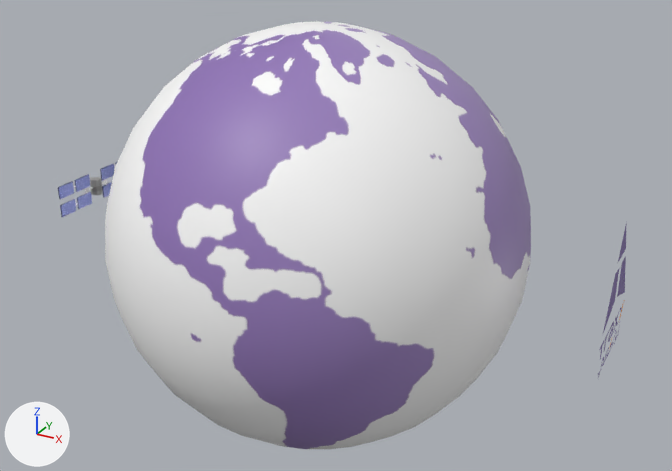
What one commit did to the glTF model public/earth.gltf.
Rendered twice from a 50 mm lens placed at (5.67, -9.85, 4.98), pointed at (0.17, 0.16, -0.02). The axes (+X, +Y, +Z) are drawn at lower left. The lights are the same throughout. Where no turn or scale is listed for an object, it has been applied to the vertices.
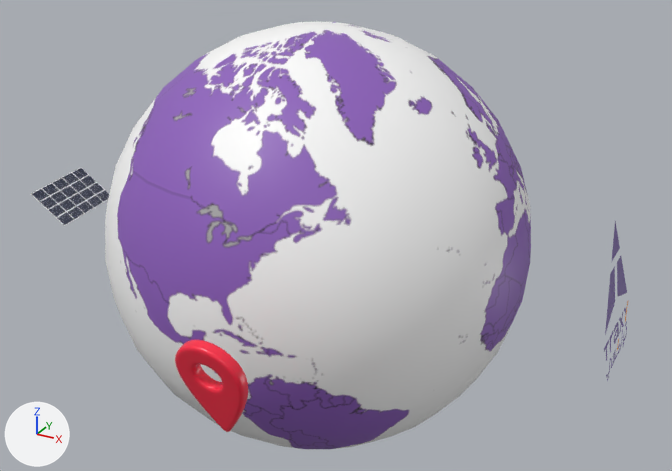
Boxes (x1, y1, x2, y2) around the edits, measured in the pictures (672 x 471 px):
```json
{"object": "Sphere", "change": "surface changed", "before": [107, 22, 531, 449], "after": [107, 22, 531, 449]}
{"object": "Object_2", "change": "added", "after": [175, 340, 248, 432], "on screen": "red"}
{"object": "PANNEAU_SOLAIRE.1_19", "change": "added", "after": [31, 168, 109, 226], "faces in mat_material_011": [32, 168, 109, 225], "faces in mat_blanc_panneau_solaire (white #ffffff)": [31, 168, 107, 226]}
{"object": "logo", "change": "moved, turned", "before": [598, 221, 627, 377], "after": [604, 221, 628, 381]}
{"object": "Object_4", "change": "deleted", "before": [58, 162, 117, 217], "on screen": "blue"}
```

Scene script edits in JSON lines:
```json
{"op": "add", "block": "img_mapchart_map__1", "code": ["img_mapchart_map__1 = load_image('MapChart Map (1)', 'MapChart Map 1.png', 6460, 3402, 'sRGB')"]}
{"op": "add", "block": "img_panneau_solaire_1", "code": ["img_panneau_solaire_1 = load_image('PANNEAU SOLAIRE 1', 'PANNEAU SOLAIRE 1.jpg', 439, 229, 'sRGB')"]}
{"op": "set", "path": "mat_material_001.texture", "old": "img_maps_world___isometric___front___free_behance___more", "new": "img_mapchart_map__1"}
{"op": "add", "block": "mat_material_011", "code": ["mat_material_011 = bpy.data.materials.new('Material.011')", "# uses the picture img_panneau_solaire_1"]}
{"op": "add", "block": "mat_blanc_panneau_solaire", "code": ["mat_blanc_panneau_solaire = principled_material('BLANC PANNEAU SOLAIRE')", "mat_blanc_panneau_solaire.base_color = (1.0, 1.0, 1.0)  # white #ffffff", "mat_blanc_panneau_solaire.metallic = 1.0", "mat_blanc_panneau_solaire.roughness = 1.0"]}
{"op": "add", "block": "mat_none", "code": ["mat_none = principled_material('None')", "mat_none.base_color = (1.0, 0.024, 0.0631)  # red #ff2b47", "mat_none.roughness = 0.33"]}
{"op": "add", "block": "me_panneau_solaire_1_19", "code": ["me_panneau_solaire_1_19 = bpy.data.meshes.new('PANNEAU_SOLAIRE.1_19')", "me_panneau_solaire_1_19.from_pydata(...)  # 388 vertices, 560 faces; spans x -0.207..0.464, y -0.127..1.121, z -0.359..0.053", "# faces by material slot: [40, 520]", "me_panneau_solaire_1_19.materials.append(mat_material_011)", "me_panneau_solaire_1_19.materials.append(mat_blanc_panneau_solaire)  # white #ffffff"]}
{"op": "add", "block": "me_object_0_001", "code": ["me_object_0_001 = bpy.data.meshes.new('Object_0.001')", "me_object_0_001.from_pydata(...)  # 2244 vertices, 4488 faces; spans x -0.385..0.368, y -0.235..0.191, z -0.494..0.638", "me_object_0_001.materials.append(mat_none)  # red #ff2b47"]}
{"op": "set", "path": "ob_logo.location", "old": "(1.0, 0.0233, 0.00262)", "new": "(1.002, 0.0234, 0.00262)"}
{"op": "set", "path": "ob_logo.rotation_euler", "old": "(1.571, 0.0, 1.595)", "new": "(1.439, 0.00325, 1.595)", "note": "degrees (90, 0, 91) -> degrees (82, 0.2, 91)"}
{"op": "remove", "block": "ob_object_4", "code": ["ob_object_4 = bpy.data.objects.new('Object_4', me_object_0)", "ob_object_4.location = (-3.88, 0.0, 0.0)"]}
{"op": "add", "block": "ob_panneau_solaire_1_19", "code": ["ob_panneau_solaire_1_19 = bpy.data.objects.new('PANNEAU_SOLAIRE.1_19', me_panneau_solaire_1_19)", "ob_panneau_solaire_1_19.location = (-3.93, -1.06, 0.21)"]}
{"op": "add", "block": "ob_object_2", "code": ["ob_object_2 = bpy.data.objects.new('Object_2', me_object_0_001)", "ob_object_2.location = (1.02, -3.74, 0.0)"]}
```
